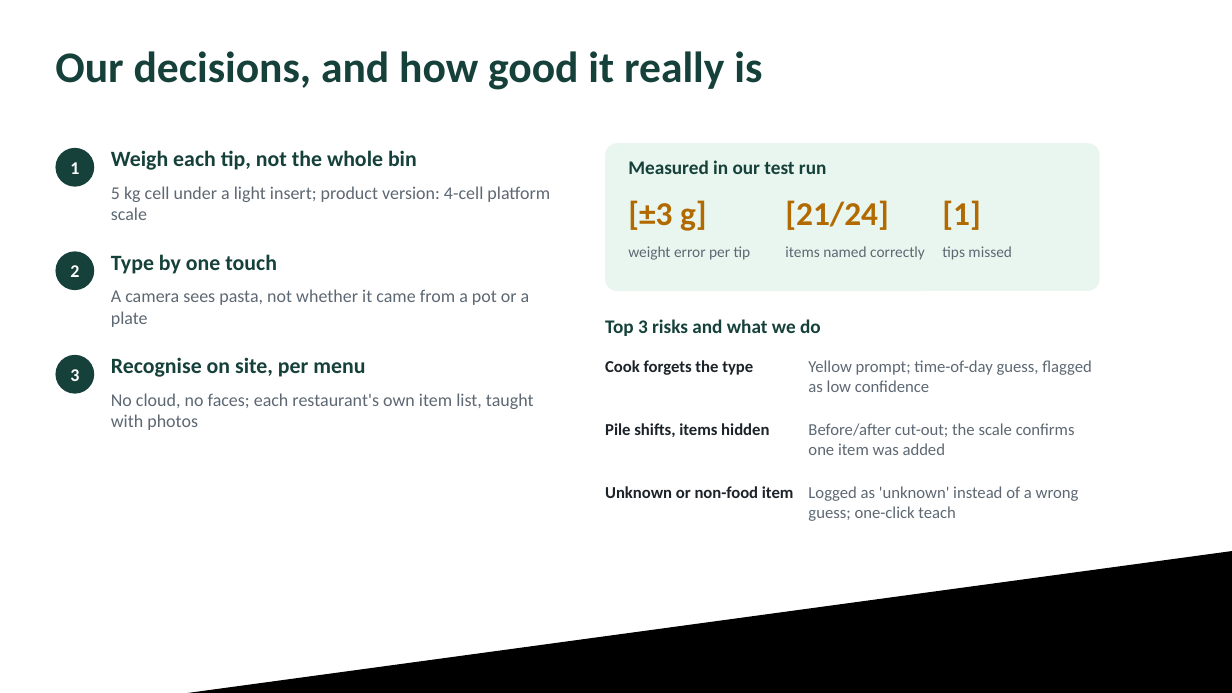
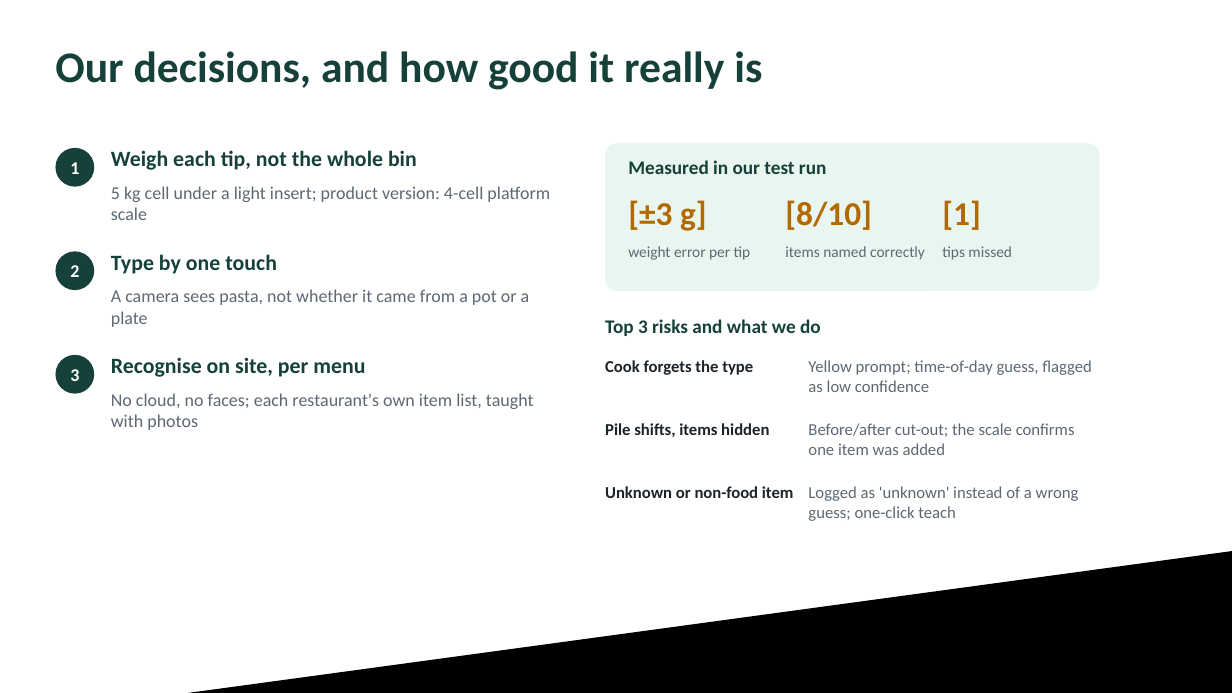
Before and after one commit to swaroop929/biowaste-tracker, a slide deck: slide 6 of WS26/WallB_Pitch_draft.pptx. Drawn at 1232x693 pixels with LibreOffice and Linux fonts; fonts in the diff are those of the drawing; background and template pictures are left out. Boxes give left, top, right and bottom in pixels: in the first picture for what was removed or moved away, otherwise in the second. Text is boxed around its words. In the diff, an @@ line names an element or a change of style, - is before the commit and + after.

```diff
--- a/WS26/WallB_Pitch_draft.pptx
+++ b/WS26/WallB_Pitch_draft.pptx
@@ text at [785,200,872,230]: text changed @@
-[21/24]
+[8/10]
```
Also in this commit, not shown: 4 other slides changed, 1 slide added, 46 other files.
